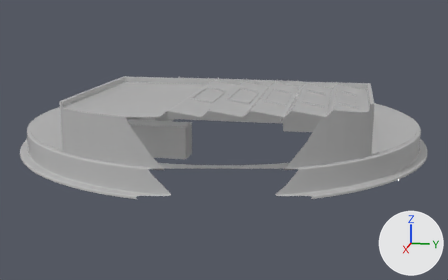
The FBX model Assets/ASSET_Scene/5. Transport et Logistique/base/transpor logistique.fbx as it was, and as the next commit left it.
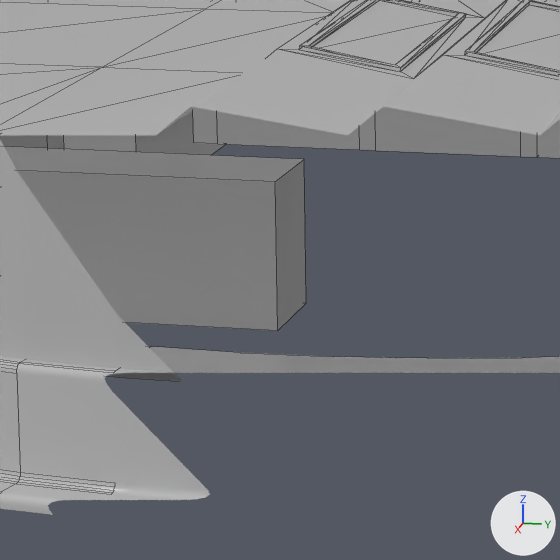
Old and new are each drawn whole from a 50 mm camera at (82.6, 16.55, 17.24) aimed at (1.02, 0.24, -3.16) and again close up on the part from 28% to 55% of the width and 31% to 75% of the height. Lighting does not change. The marker at lower right points along +X, +Y and +Z. The last two pictures show the newer version. The close-ups show mesh edges as thin lines. Everything nearer to the camera than a plane just in front of the edit is cut away. Where no turn or scale is listed for an object, it has been applied to the vertices. Vertices at exactly the same position are counted once.

Objects in the first close-up: 'InteriorPOSTAL', 'base_contour', 'buildingposte'.
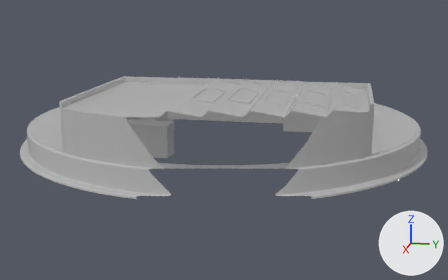
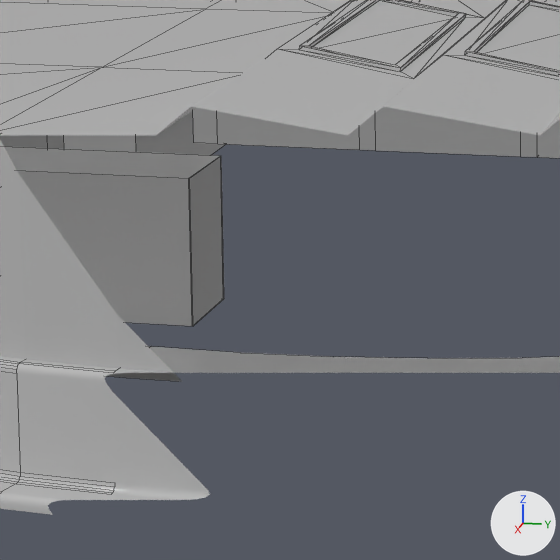
Pixel boxes [x1, y1, x2, y2] of what changed, in the close-ups (560 x 560 px; the box of a moved part takes in the faces that stretch with it):
```json
{"object": "InteriorPOSTAL", "change": "reshaped", "before": [0, 107, 560, 331], "after": [0, 107, 560, 326]}
{"part": 1, "of": "me_mesh_007", "change": "moved or reshaped", "before": [276, 160, 306, 330], "after": [189, 156, 223, 325]}
```

Scene script edits in JSON lines:
```json
{"block": "me_mesh_007", "where": "# used by ob_interiorpostal; location = (14.04, 2.75, 0.0)"}
{"block": "me_mesh_007", "where": "# verts and faces of me_mesh_007; kept vertices keep their numbers, new ones are numbered from 147"}
{"block": "me_mesh_007", "where": "# before: 103 (8.1, -2.3, -0.1) at pixel (277, 330), 105 (5.7, -2.3, -0.1) at pixel (306, 303), 107 (8.1, -2.3, 3.3) at pixel (275, 181), 109 (5.7, -2.3, 3.3) at pixel (304, 159)"}
{"op": "remove", "block": "me_mesh_007", "code": "me_mesh_007.from_pydata(...)  # 147 vertices, 121 faces; spans x -11.5..8.1, y -15.4..15.8, z -0.2..4.7"}
{"op": "add", "block": "me_mesh_007", "code": "me_mesh_007.from_pydata(...)  # 151 vertices, 121 faces; spans x -11.5..8.1, y -15.4..15.8, z -0.2..4.7"}
{"block": "me_mesh_007", "change": "me_mesh_007 part 1"}
{"op": "add", "block": "me_mesh_007", "code": "delete_faces([(103, 107, 109, 105)])"}
{"op": "add", "block": "me_mesh_007", "code": "for i in [103, 105, 107, 109]: verts[i] += (0.0, -2.0, 0.0)"}
{"op": "add", "block": "me_mesh_007", "code": "verts[147] = (8.1, -4.3, -0.1)  # pixel (192, 326)"}
{"op": "add", "block": "me_mesh_007", "code": "verts[148] = (5.7, -4.3, -0.1)  # pixel (223, 298)"}
{"op": "add", "block": "me_mesh_007", "code": "verts[149] = (8.1, -4.3, 3.3)  # pixel (188, 178)"}
{"op": "add", "block": "me_mesh_007", "code": "verts[150] = (5.7, -4.3, 3.3)  # pixel (220, 155)"}
{"op": "add", "block": "me_mesh_007", "code": "faces += [(147, 149, 150, 148)]"}
```
